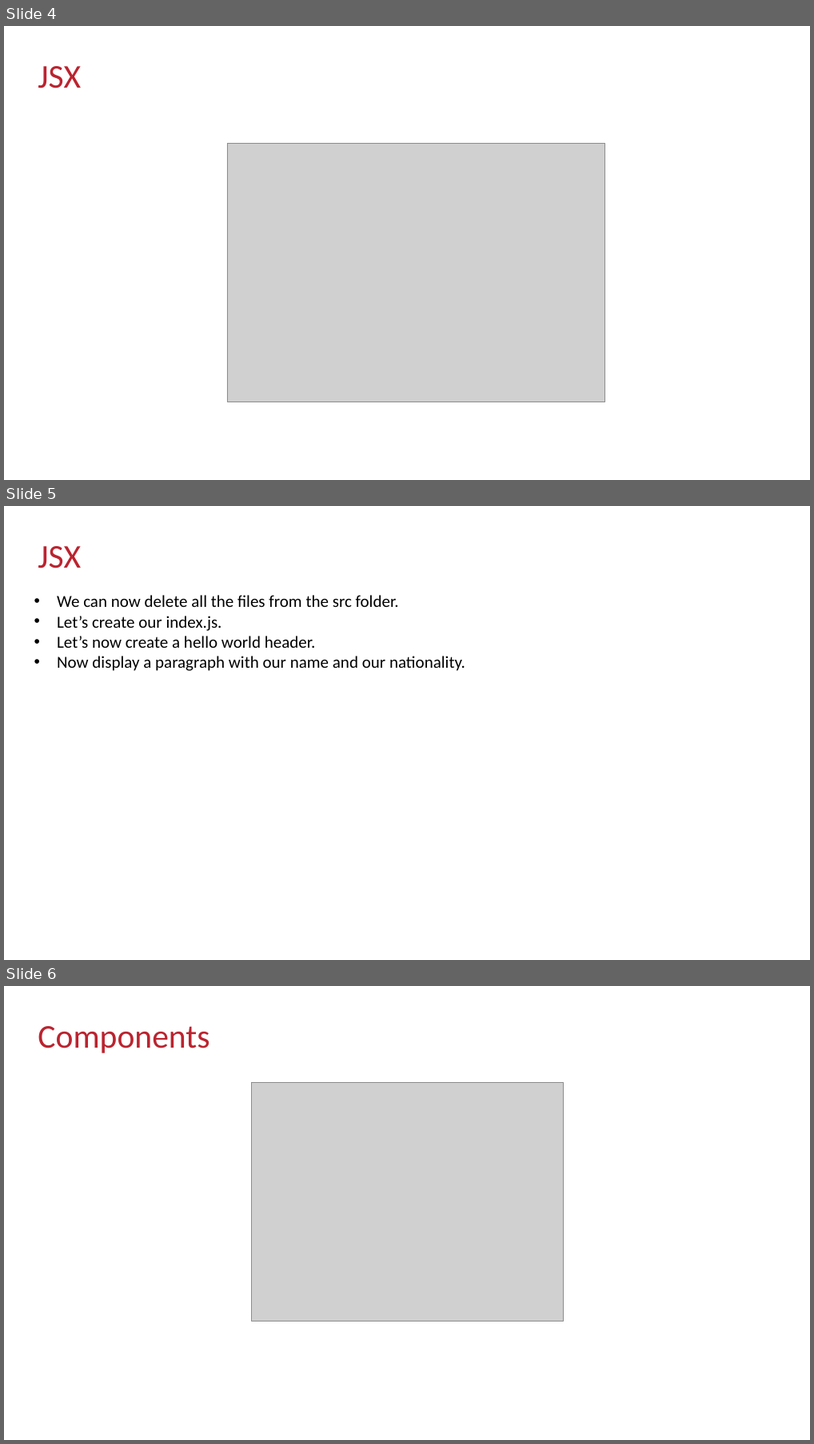
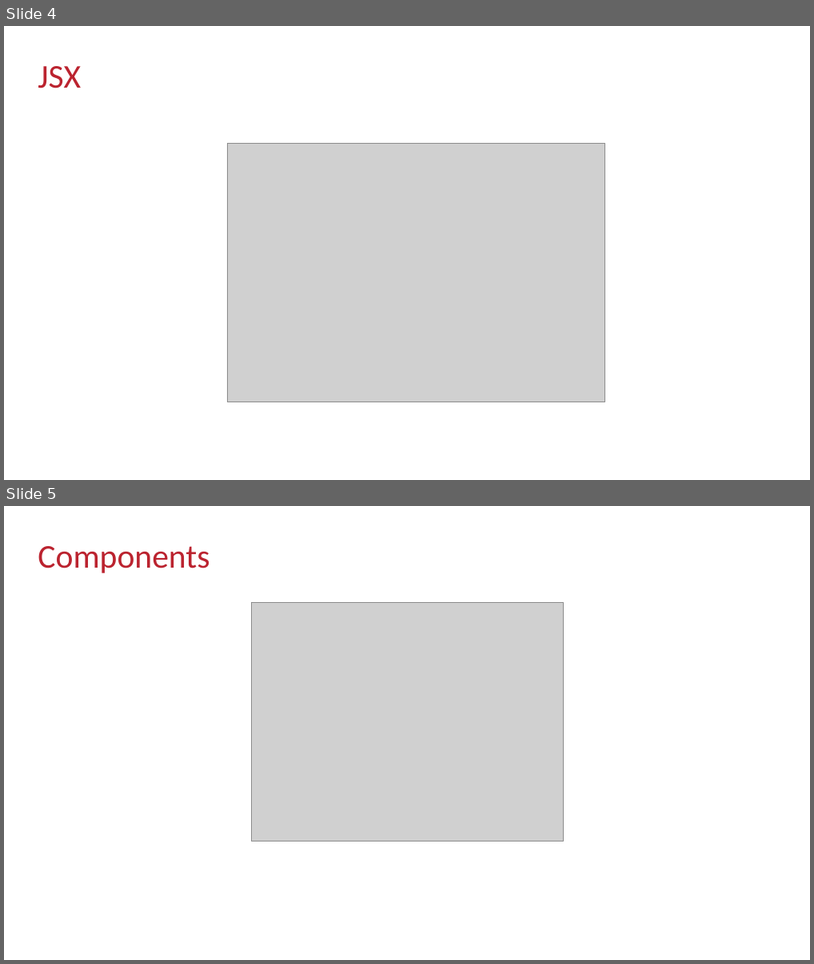
Before and after one commit to pgzisis/cic-fridays-react-course, a slide deck: deck-day-1.pptx. Shown one above the other, each under a label of ours: slides 4, 5 and 6 before the commit, slides 4 and 5 after it. The pictures are 814x1444 and 814x964 pixels, drawn with LibreOffice and Linux fonts; fonts in the diff are those of the drawing; grey boxes stand for pictures; background and template pictures are left out. Boxes give left, top, right and bottom in pixels: in the first picture for what was removed or moved away, otherwise in the second. Text is boxed around its words. In the diff, an @@ line names an element or a change of style, - is before the commit and + after.

Commit message:
Update deck-day-1

```diff
--- a/deck-day-1.pptx
+++ b/deck-day-1.pptx
@@ slide 5 removed at box(4, 506, 810, 960), background #FFFFFF @@
@@ title removed at box(38, 546, 81, 568) @@
-JSX
@@ text removed at box(57, 595, 466, 671) @@
-• We can now delete all the files from the src folder.
-• Let’s create our index.js.
-• Let’s now create a hello world header.
-• Now display a paragraph with our name and our nationality.
@@ what was slide 6 is now slide 5 @@
```
